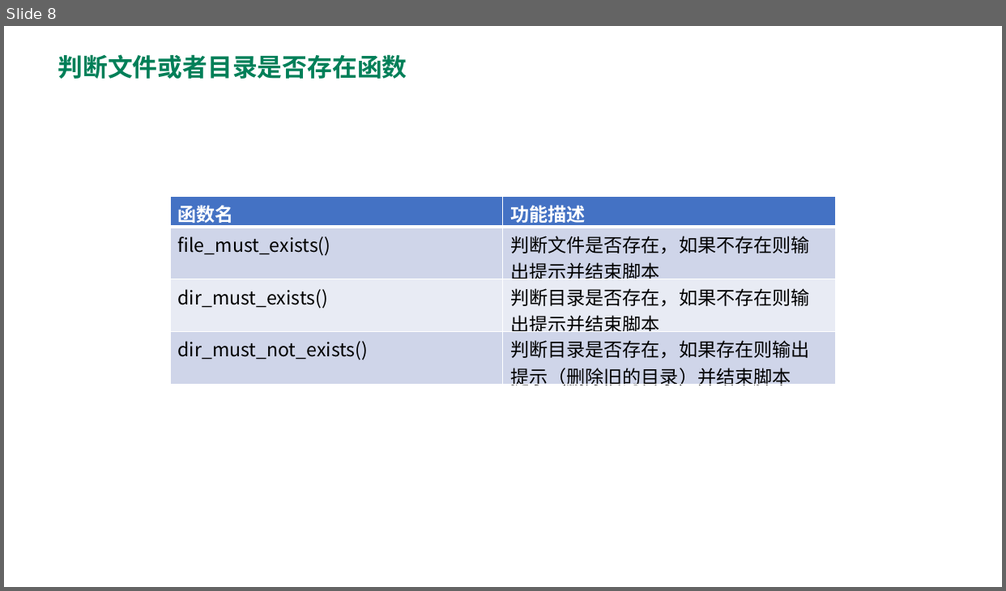
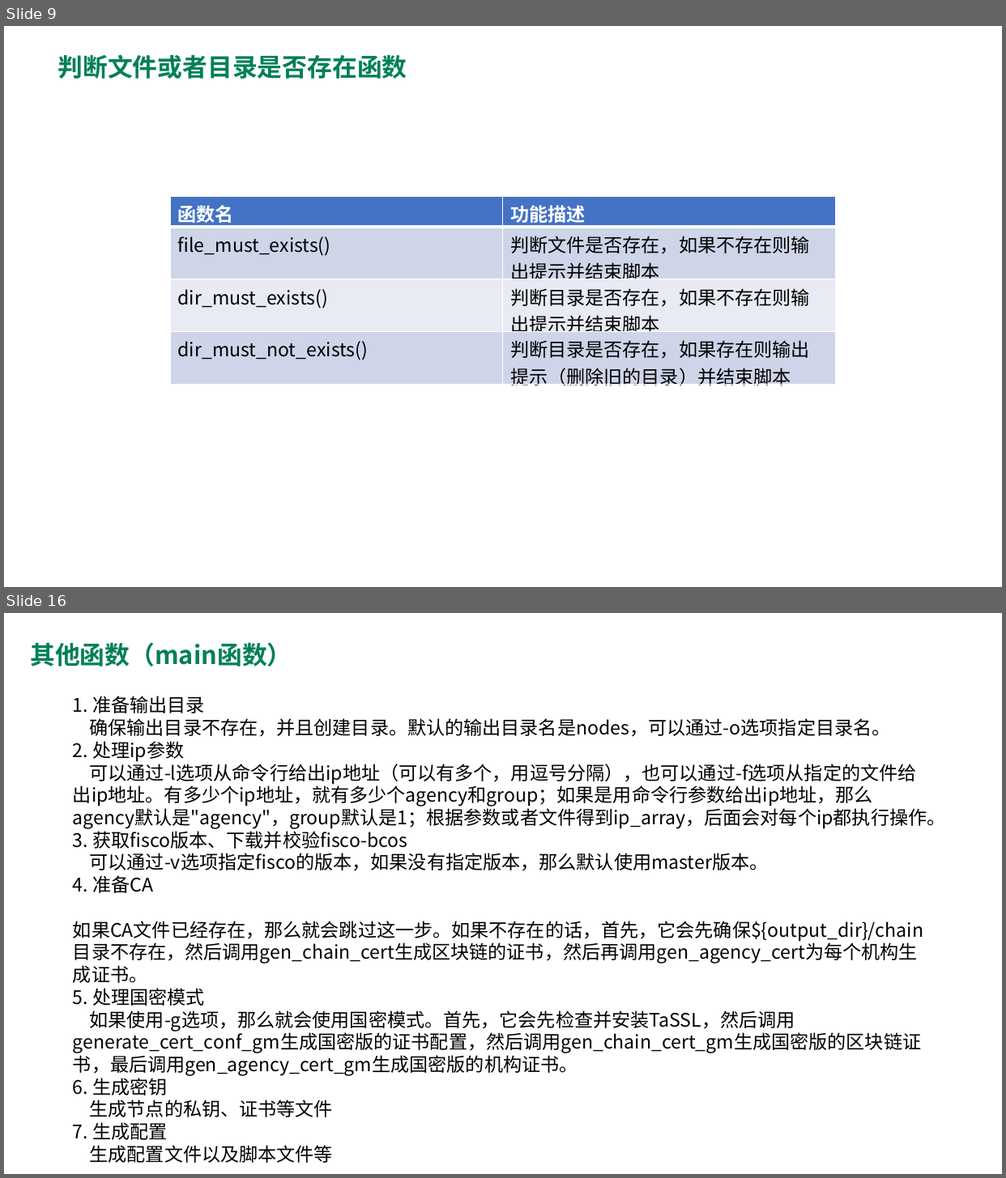
Before and after one commit to blockchaingroup4/webank, a slide deck: 汇报资料/Group4_脚本研读.pptx. Shown one above the other, each under a label of ours: slide 8 before the commit, slides 9 and 16 after it; the slides between them are not shown. The pictures are 1006x591 and 1006x1178 pixels, drawn with LibreOffice and Linux fonts; fonts in the diff are those of the drawing. Boxes give left, top, right and bottom in pixels: in the first picture for what was removed or moved away, otherwise in the second. Text is boxed around its words. In the diff, an @@ line names an element or a change of style, - is before the commit and + after.

Commit message:
完善build_chain.sh分析报告，增加第二周周报

```diff
--- a/汇报资料/Group4_脚本研读.pptx
+++ b/汇报资料/Group4_脚本研读.pptx
@@ slide 16 added at (4, 613, 1002, 1174), background #FFFFFF @@
@@ text added at (30, 642, 292, 666), 24 pt, text #007F58, bold @@
+其他函数（main函数）
@@ text added at (73, 696, 946, 1163), 18 pt, text #000000 @@
+1. 准备输出目录
+确保输出目录不存在，并且创建目录。默认的输出目录名是nodes，可以通过-o选项指定目录名。
+2. 处理ip参数
+可以通过-l选项从命令行给出ip地址（可以有多个，用逗号分隔），也可以通过-f选项从指定的文件给出ip地址。有多少个ip地址，就有多少个agency和group；如果是用命令行参数给出ip地址，那么agency默认是"agency"，group默认是1；根据参数或者文件得到ip_array，后面会对每个ip都执行操作。
+3. 获取fisco版本、下载并校验fisco-bcos
+可以通过-v选项指定fisco的版本，如果没有指定版本，那么默认使用master版本。
+4. 准备CA
+如果CA文件已经存在，那么就会跳过这一步。如果不存在的话，首先，它会先确保${output_dir}/chain目录不存在，然后调用gen_chain_cert生成区块链的证书，然后再调用gen_agency_cert为每个机构生成证书。
+5. 处理国密模式
+如果使用-g选项，那么就会使用国密模式。首先，它会先检查并安装TaSSL，然后调用generate_cert_conf_gm生成国密版的证书配置，然后调用gen_chain_cert_gm生成国密版的区块链证书，最后调用gen_agency_cert_gm生成国密版的机构证书。
+6. 生成密钥
+生成节点的私钥、证书等文件
+7. 生成配置
+生成配置文件以及脚本文件等
@@ what was slide 8 is now slide 9 @@
```
Also in this commit, not shown: 6 slides changed, 5 other slides added, 2 slides removed, 22 other files.
